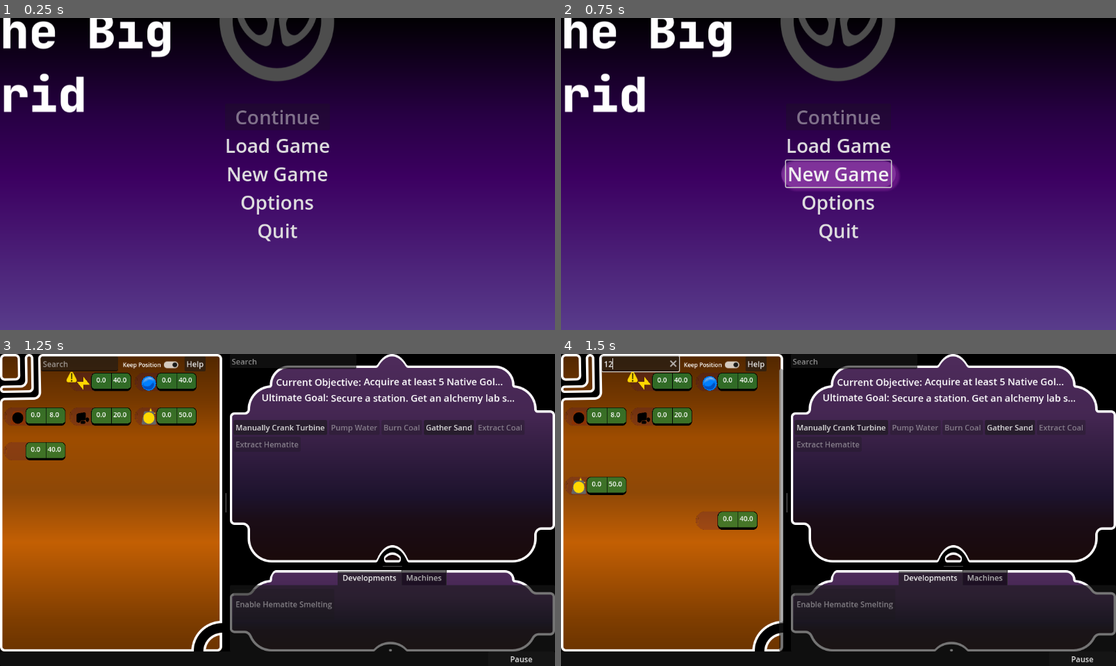
Above: before the commit, frames 1-4 (two rows, left to right).
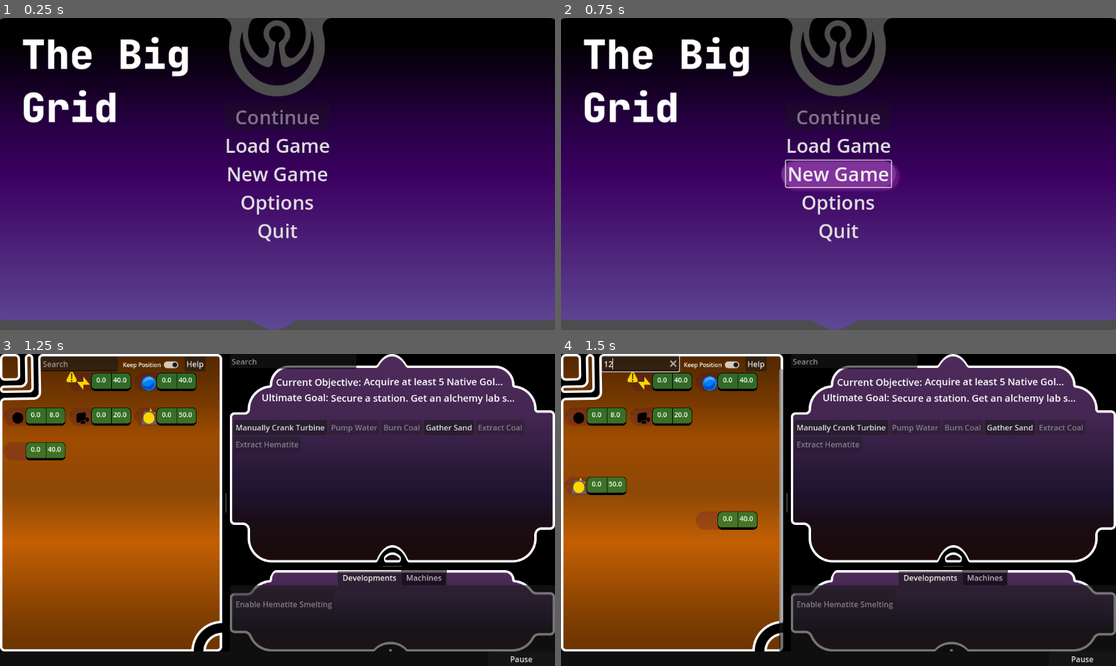
Above: after the commit, the same moments.

Repository: Carth501/The-Big-Grid
Game: Godot game, scene res://scenes/MainMenu.tscn
Two runs of this game, one before a commit and one after it. Both use one fixed random seed, a clock stepped at 60 frames per second and the inputs below. Sound files missing from this copy of the repository are replaced by a short silence.
Inputs (mouse positions are in pixels of both pictures, inside the frame that each line leads up to):
- Up to frame 1 (0.25 s): no input
- Up to frame 2 (0.75 s): click "New Game" at 0.5 s
- Up to frame 3 (1.25 s): no input
- Up to frame 4 (1.5 s): click (638, 363) at 1.27 s; type "12" at 1.35 s

The runs differ from the first frame. In frame 1, 9.4% of the frame differs, in the area x 0-100%, y 0-100%; in frame 2, 9.4%; in frame 3, nothing differs; in frame 4, nothing differs.
Error in both runs: Invalid call. Nonexistent function 'to_lower' in base 'Dictionary'. (res://scripts/display/FilterForeman.gd:61)

Commit message:
Fix main menu

Diff:
--- a/scenes/MainMenu.tscn
+++ b/scenes/MainMenu.tscn
@@ -27,7 +27,6 @@
 grow_vertical = 2
 texture = ExtResource("2_11uni")
 expand_mode = 3
-stretch_mode = 3
 
 [node name="CenterContainer" type="CenterContainer" parent="."]
 layout_mode = 1
